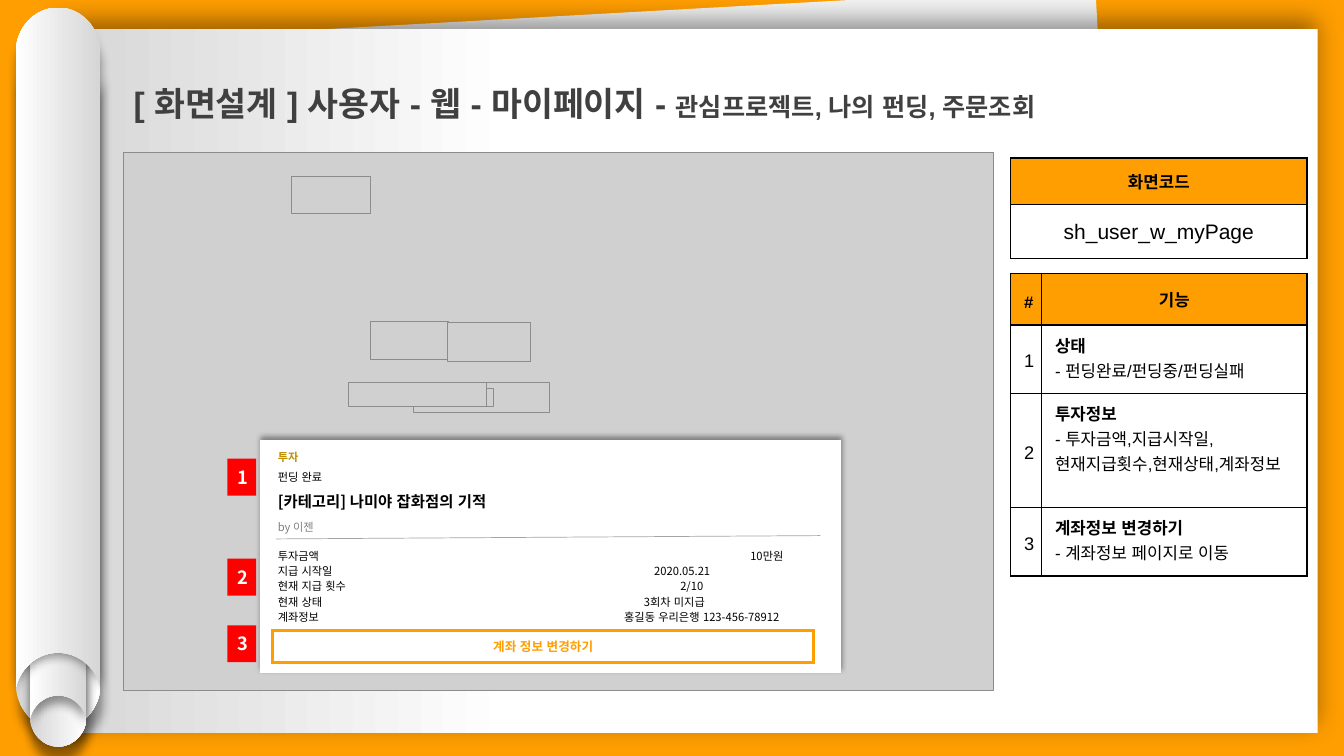
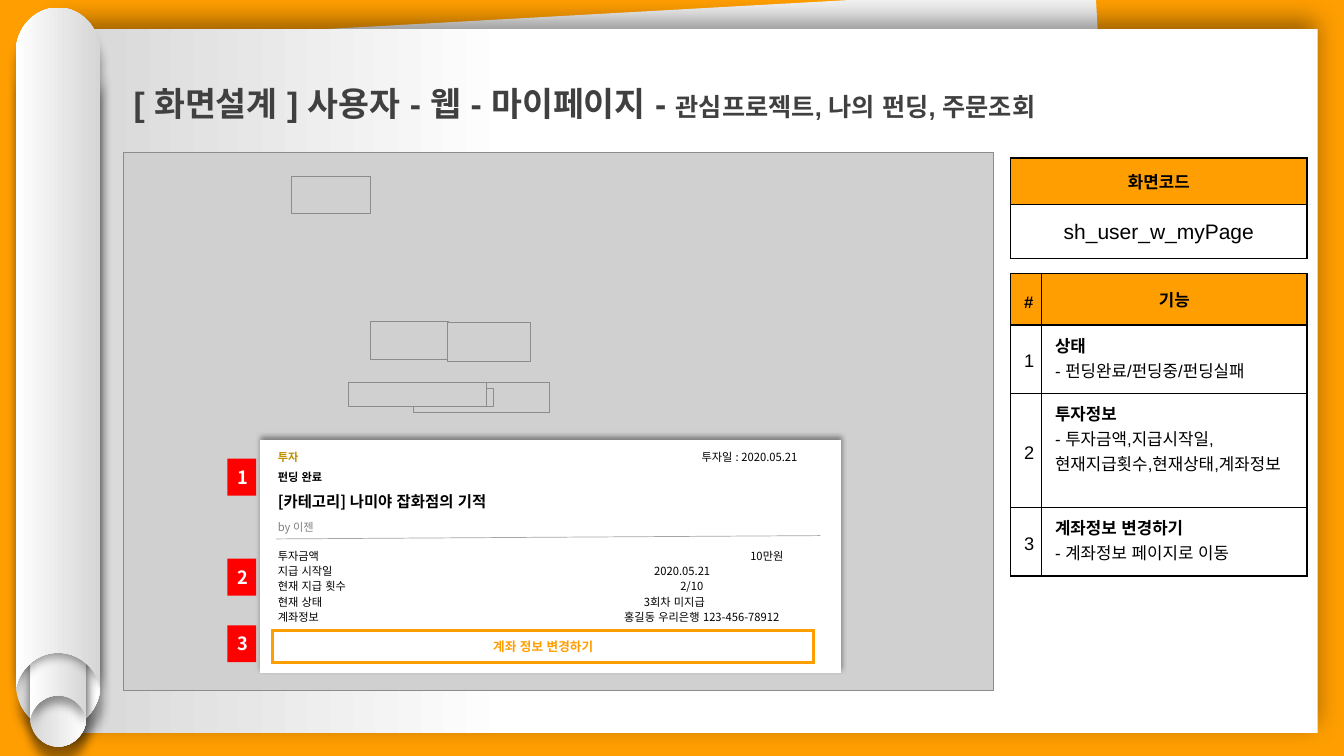
Before and after one commit to hhsw07/ezen-academy-projects, a slide deck: slide 4 of 0 발표용 파워포인트/project06 - 파워포인트 종합 - 서희.pptx. Drawn at 1344x756 pixels with LibreOffice and Linux fonts; fonts in the diff are those of the drawing; grey boxes stand for pictures. Boxes give left, top, right and bottom in pixels: in the first picture for what was removed or moved away, otherwise in the second. Text is boxed around its words. In the diff, an @@ line names an element or a change of style, - is before the commit and + after.

```diff
--- a/0 발표용 파워포인트/project06 - 파워포인트 종합 - 서희.pptx
+++ b/0 발표용 파워포인트/project06 - 파워포인트 종합 - 서희.pptx
@@ rectangle added at [692, 449, 819, 467], fill #FFFFFF, outline #FFFFFF 1 pt, 8 pt, text #000000 @@
+투자일 : 2020.05.21
@@ rectangle "펀딩 완료" at [268, 469, 351, 487]: bold on @@
```
Also in this commit, not shown: 3 other slides changed.
